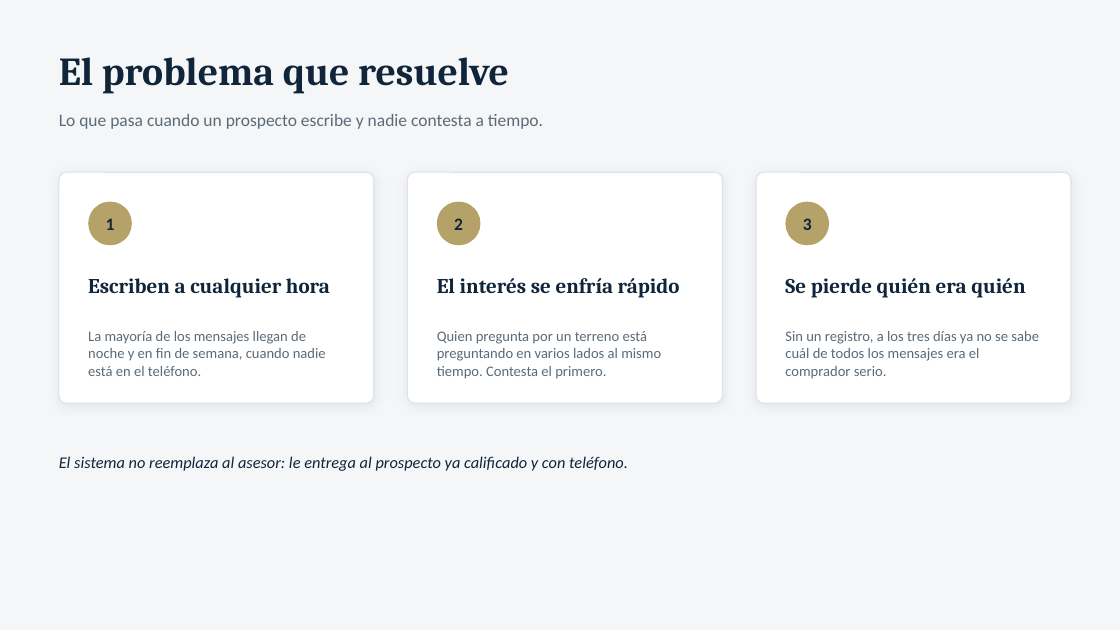
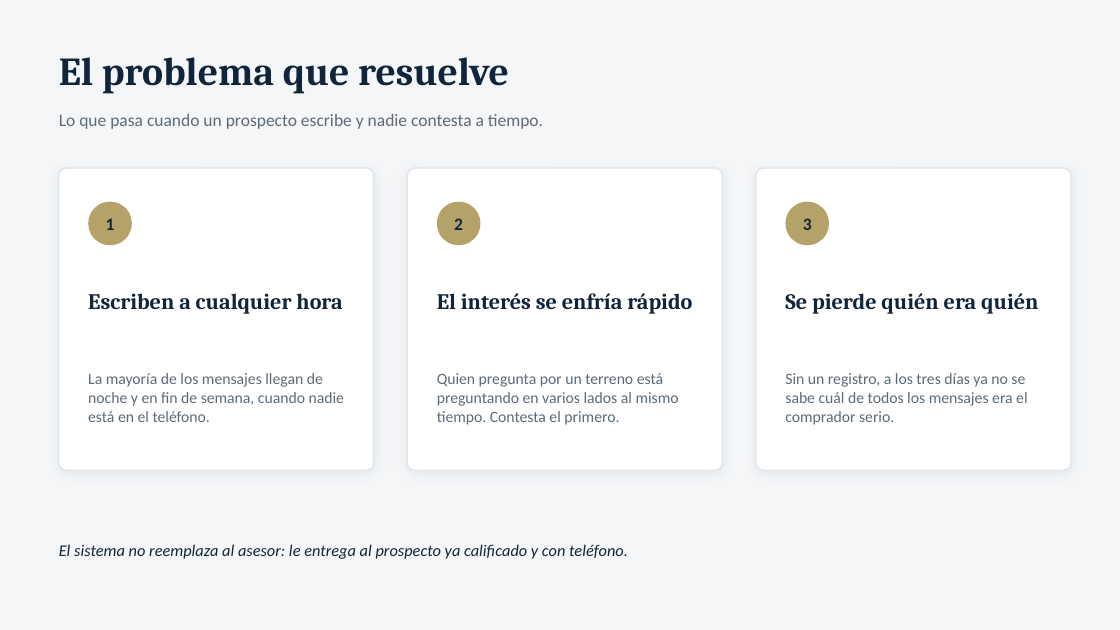
Before and after one commit to jjalwaysinnovating-star/Maderas, a slide deck: slide 2 of presentacion/sistema-ciudad-maderas.pptx. Drawn at 1120x630 pixels with LibreOffice and Linux fonts; fonts in the diff are those of the drawing. Boxes give left, top, right and bottom in pixels: in the first picture for what was removed or moved away, otherwise in the second. Text is boxed around its words. In the diff, an @@ line names an element or a change of style, - is before the commit and + after.

```diff
--- a/presentacion/sistema-ciudad-maderas.pptx
+++ b/presentacion/sistema-ciudad-maderas.pptx
@@ rounded rectangle: place and size @@
-rounded rectangle at (59,172,374,403)
+rounded rectangle at (59,168,374,471)
@@ rounded rectangle: place and size @@
-rounded rectangle at (408,172,723,403)
+rounded rectangle at (408,168,723,471)
@@ proportions changed in 3 elements at (59,168,374,471), (408,168,723,471), (756,168,1071,471) @@
@@ rounded rectangle: place and size @@
-rounded rectangle at (756,172,1071,403)
+rounded rectangle at (756,168,1071,471)
@@ text "Escriben a cualquier hora": place and size @@
-text "Escriben a cualquier hora" at (88,278,330,298)
+text "Escriben a cualquier hora" at (88,293,342,314)
@@ text "El interés se enfría rápido": place and size @@
-text "El interés se enfría rápido" at (437,278,680,298)
+text "El interés se enfría rápido" at (437,293,692,314)
@@ size 18 to 19 pt in 3 elements at (88,293,342,314), (437,293,692,314), (785,293,1038,314) @@
@@ text "Se pierde quién era quién": place and size @@
-text "Se pierde quién era quién" at (785,278,1025,298)
+text "Se pierde quién era quién" at (785,293,1038,314)
@@ text "La mayoría de los mensajes ...": place and size @@
-text "La mayoría de los mensajes ..." at (88,331,326,376)
+text "La mayoría de los mensajes ..." at (88,373,344,422)
@@ text "Quien pregunta por un terreno ...": place and size @@
-text "Quien pregunta por un terreno ..." at (437,331,661,379)
+text "Quien pregunta por un terreno ..." at (437,373,679,425)
@@ size 12.5 to 13.5 pt in 3 elements at (88,373,344,422), (437,373,679,425), (785,373,1027,425) @@
@@ text "Sin un registro, a los ...": place and size @@
-text "Sin un registro, a los ..." at (785,331,1039,379)
+text "Sin un registro, a los ..." at (785,373,1027,425)
@@ text "El sistema no reemplaza al ...": place and size @@
-text "El sistema no reemplaza al ..." at (59,456,628,471)
+text "El sistema no reemplaza al ..." at (59,544,628,559)
```
Also in this commit, not shown: 14 other slides changed, 3 other files.
